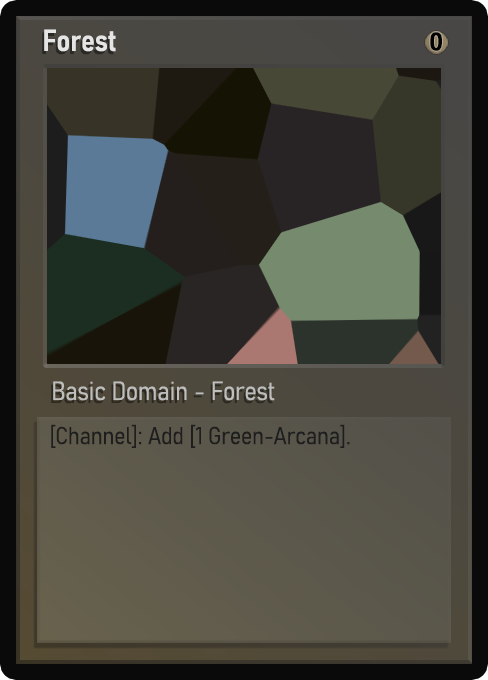
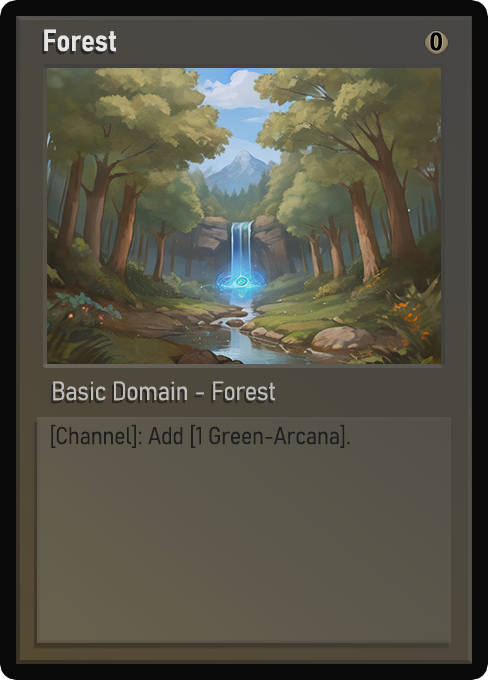
Comparing the layer stacks of the two 488 x 680 images. Changes:
painted on "Name" over [57, 31, 116, 52]
painted on "Class" over [53, 381, 275, 401]
painted on "Desc_norm" over [58, 428, 339, 445]
painted on "Artwork" over [47, 68, 441, 364]
